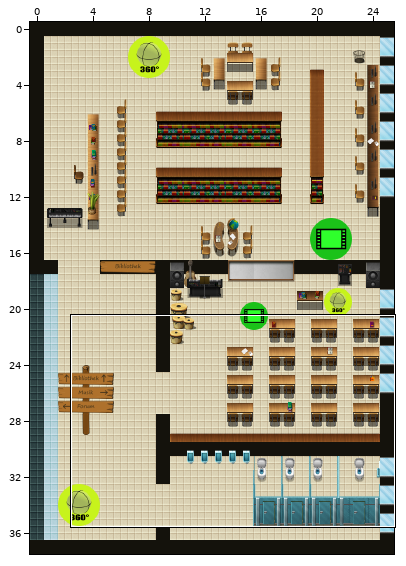
A Tiled map (JSON) gets an edit: maps/muBib.json. Above, an overview of the earlier version with the close-up marked.
Close-up. Before the commit:
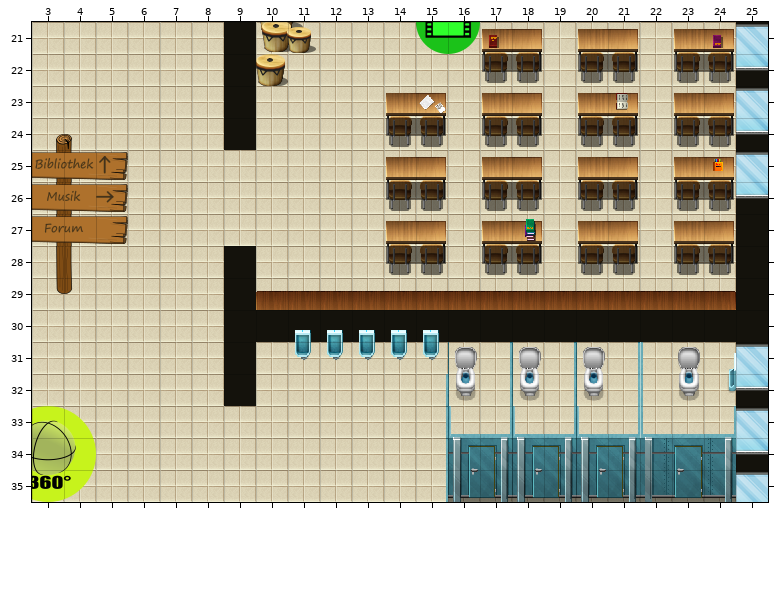
Cells are 32x32 px. Shown: x 3..25, y 21..35.
New version:
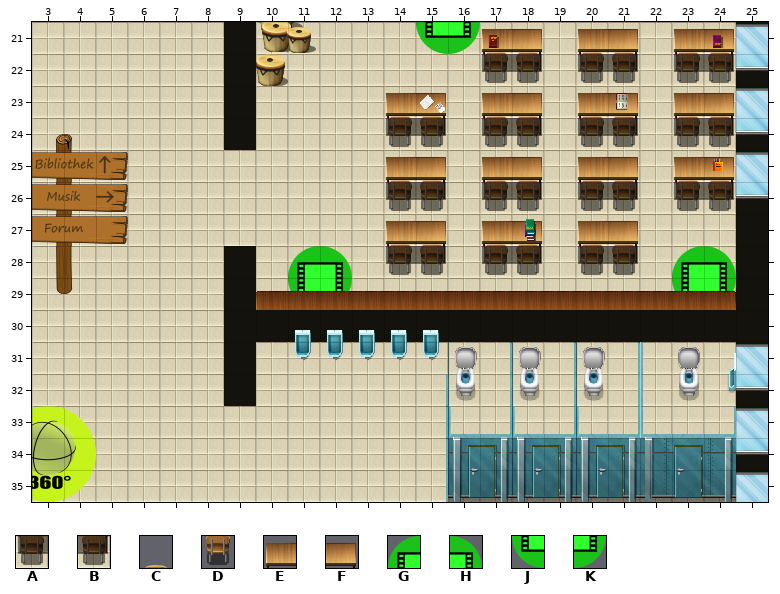
Key: from "Einrichtung1": A 116, B 117, C 144, D 160, E 162, F 163; from "Icons": G 42, H 43, J 53, K 54.
_ is an empty cell.
Tiles of an added or newly shown layer are drawn over the layers below it.
See-through tiles are keyed as they look on the map.
Commit: Videos in Musik und Forum eingebunden
Difference:
Layer "event5-vid1-musik" (added):
Tile G now appears in row 28 at x 11 and 23.
Tile H now appears in row 28 at x 12 and 24.
Tile J now appears in row 29 at x 11 and 23.
Tile K now appears in row 29 at x 12 and 24.
Layer "top1":
Tile D is removed in row 28 at x 23 to 24.
Layer "top2":
Tile C is removed in row 27 at x 23 to 24.
Layer "overhead1":
Tile A is removed in row 28 at x 23.
Tile B is removed in row 28 at x 24.
Tile E is removed in row 27 at x 23.
Tile F is removed in row 27 at x 24.
